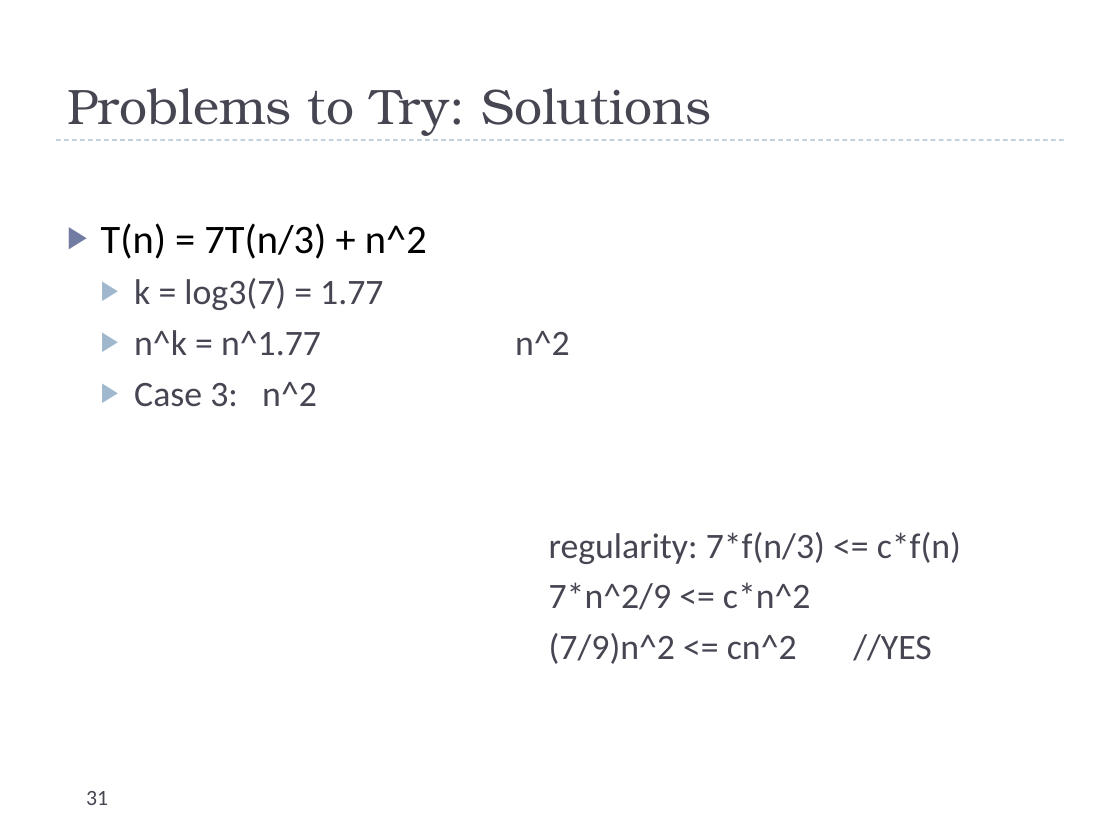
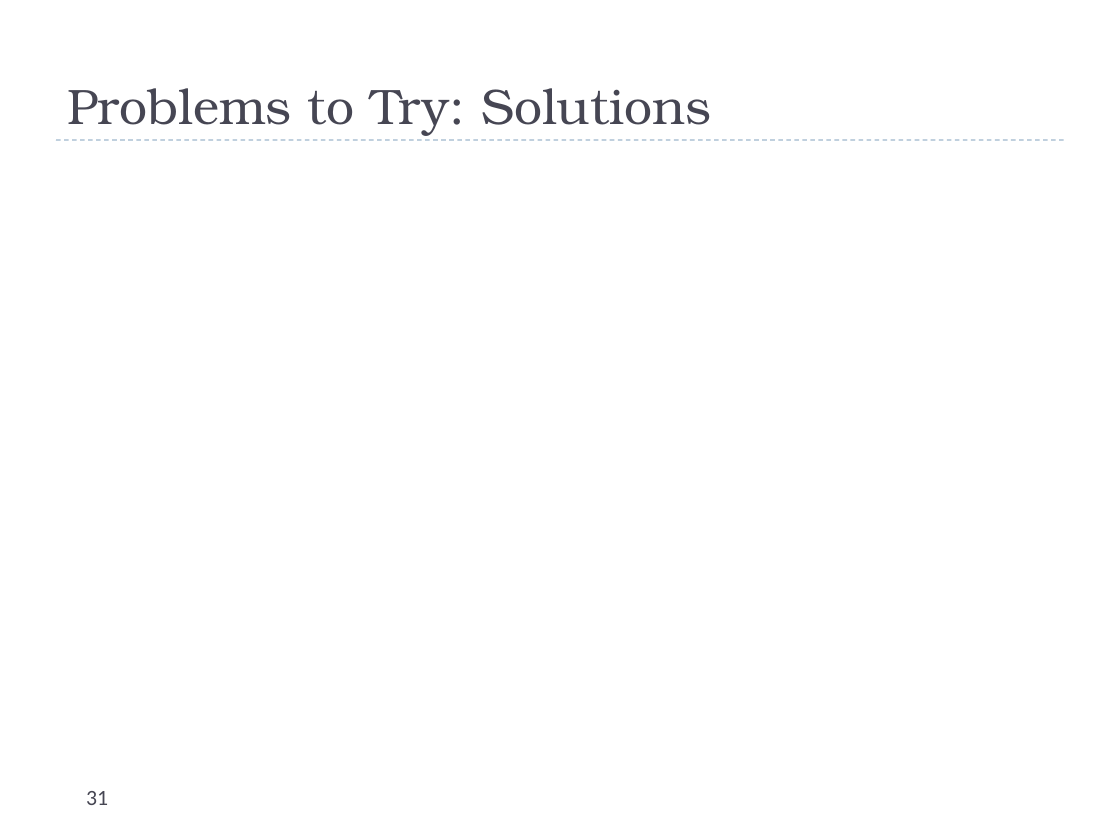
Before and after one commit to uva-cs/cs4102-f21, a slide deck: slide 31 of slides/recurrences.pptx. Drawn at 1120x840 pixels with LibreOffice and Linux fonts; fonts in the diff are those of the drawing; grey boxes stand for pictures. Boxes give left, top, right and bottom in pixels: in the first picture for what was removed or moved away, otherwise in the second. Text is boxed around its words. In the diff, an @@ line names an element or a change of style, - is before the commit and + after.

```diff
--- a/slides/recurrences.pptx
+++ b/slides/recurrences.pptx
@@ text removed at <box>101,223,961,664</box> @@
-▶ T(n) = 7T(n/3) + n^2
-  ▶ k = log3(7) = 1.77
-  ▶ n^k = n^1.77 n^2
-  ▶ Case 3: n^2
-  regularity: 7*f(n/3) <= c*f(n)
-  7*n^2/9 <= c*n^2
-  (7/9)n^2 <= cn^2 //YES
```
Also in this commit, not shown: 3 other slides changed.
